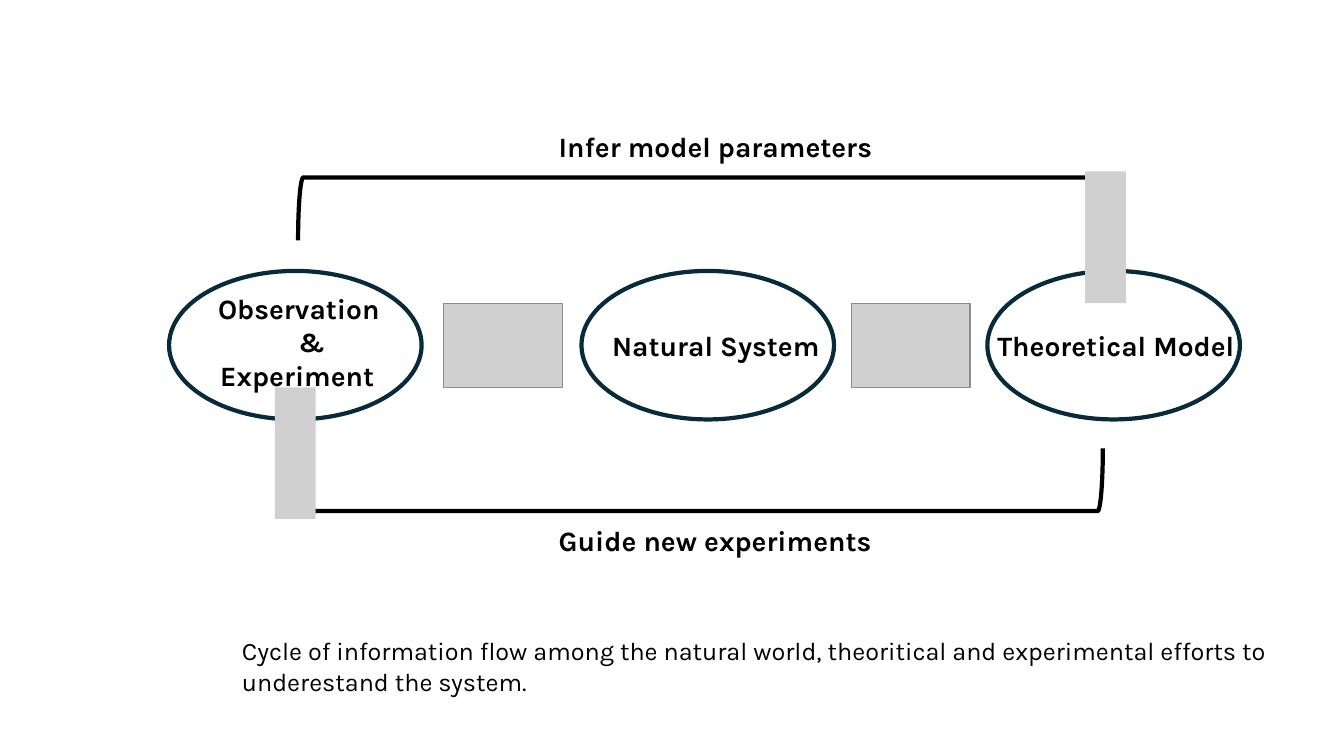
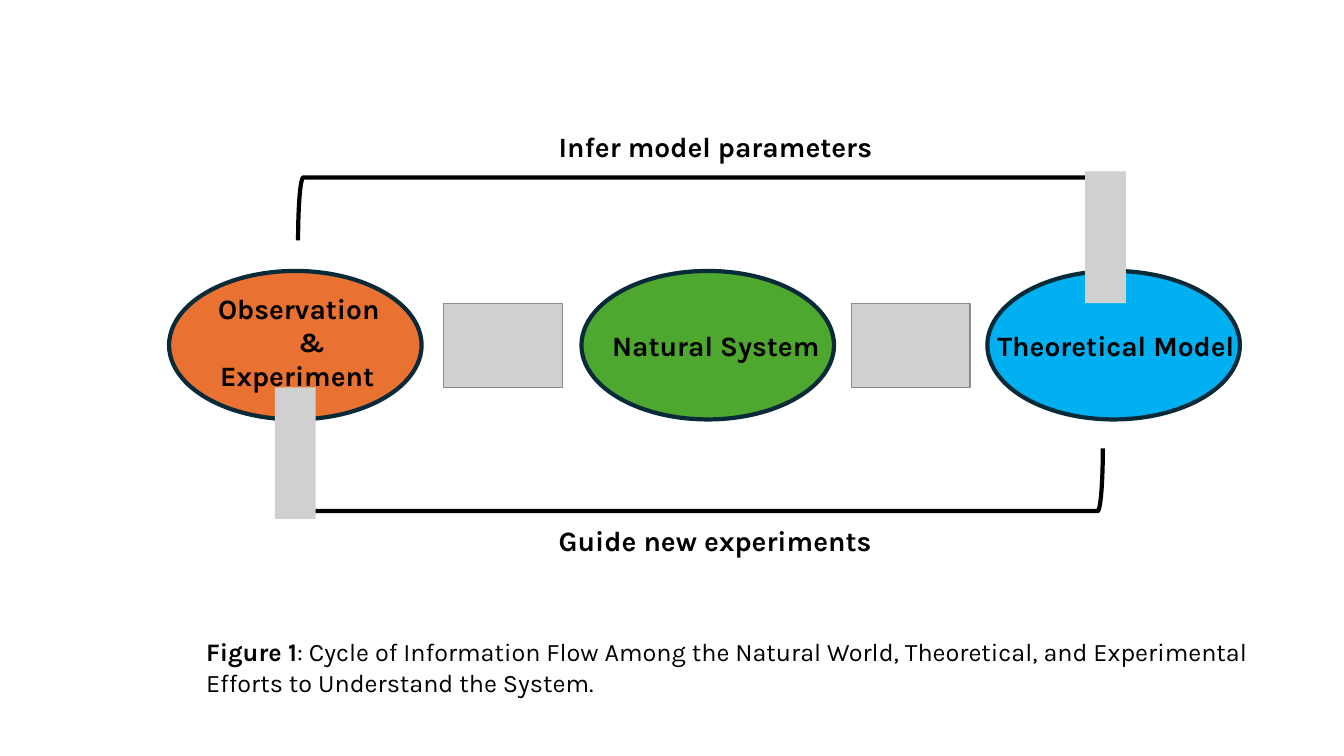
Before and after one commit to LoqmanSamani/biostoch, a slide deck: slide 1 of medium_article.pptx. Drawn at 1344x756 pixels with LibreOffice and Linux fonts; fonts in the diff are those of the drawing; grey boxes stand for pictures. Boxes give left, top, right and bottom in pixels: in the first picture for what was removed or moved away, otherwise in the second. Text is boxed around its words. In the diff, an @@ line names an element or a change of style, - is before the commit and + after.

```diff
--- a/medium_article.pptx
+++ b/medium_article.pptx
@@ ellipse at (169, 271, 422, 419): fill #FFFFFF to #E97132 @@
@@ ellipse at (582, 271, 835, 419): fill #FFFFFF to #4EA72E @@
@@ ellipse at (988, 271, 1241, 419): fill #FFFFFF to #00B0F0 @@
@@ text at (206, 643, 1246, 698): text changed @@
-Cycle of information flow among the natural world, theoritical and experimental efforts to underestand the system.
+Figure 1: Cycle of Information Flow Among the Natural World, Theoretical, and Experimental Efforts to Understand the System.
```
Also in this commit, not shown: 1 slide added, 2 other files.
